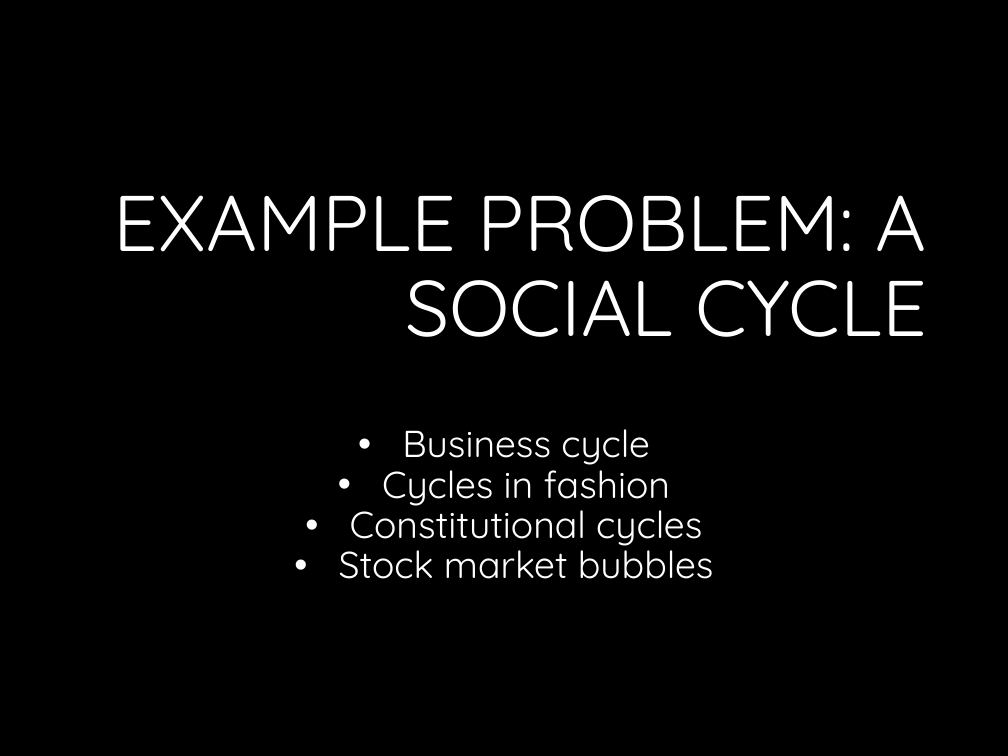
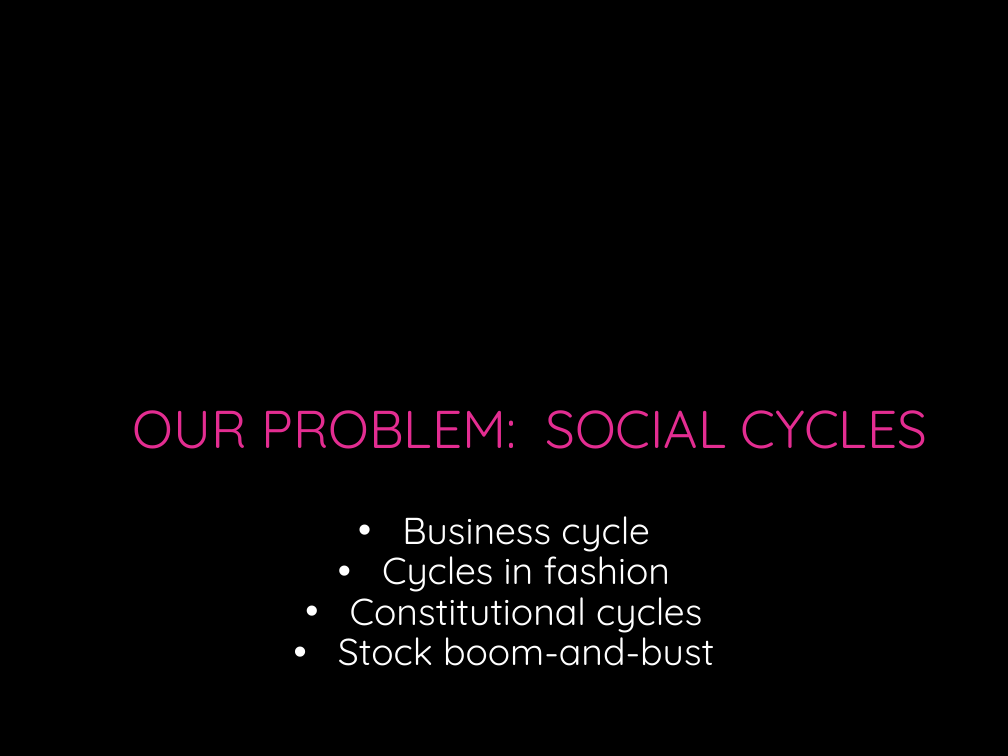
Before and after one commit to gcallah/indras_net, a slide deck: slide 6 of docs/Indra.pptx. Drawn at 1008x756 pixels with LibreOffice and Linux fonts; fonts in the diff are those of the drawing; background and template pictures are left out. Boxes give left, top, right and bottom in pixels: in the first picture for what was removed or moved away, otherwise in the second. Text is boxed around its words. In the diff, an @@ line names an element or a change of style, - is before the commit and + after.

```diff
--- a/docs/Indra.pptx
+++ b/docs/Indra.pptx
@@ title at [133,410,927,449]: text changed; size 80 to 54 pt; text colour #FFFFFF to #E32D91 @@
-EXAMPLE PROBLEM: A SOCIAL CYCLE
+OUR PROBLEM: SOCIAL CYCLES
@@ text "Business cycle": place and size @@
-text "Business cycle" at [339,429,713,579]
+text "Business cycle" at [338,516,714,666]
@@ text at [338,626,714,666]: text changed @@
-• Stock market bubbles
+• Stock boom-and-bust
```
Also in this commit, not shown: 10 other slides changed.
